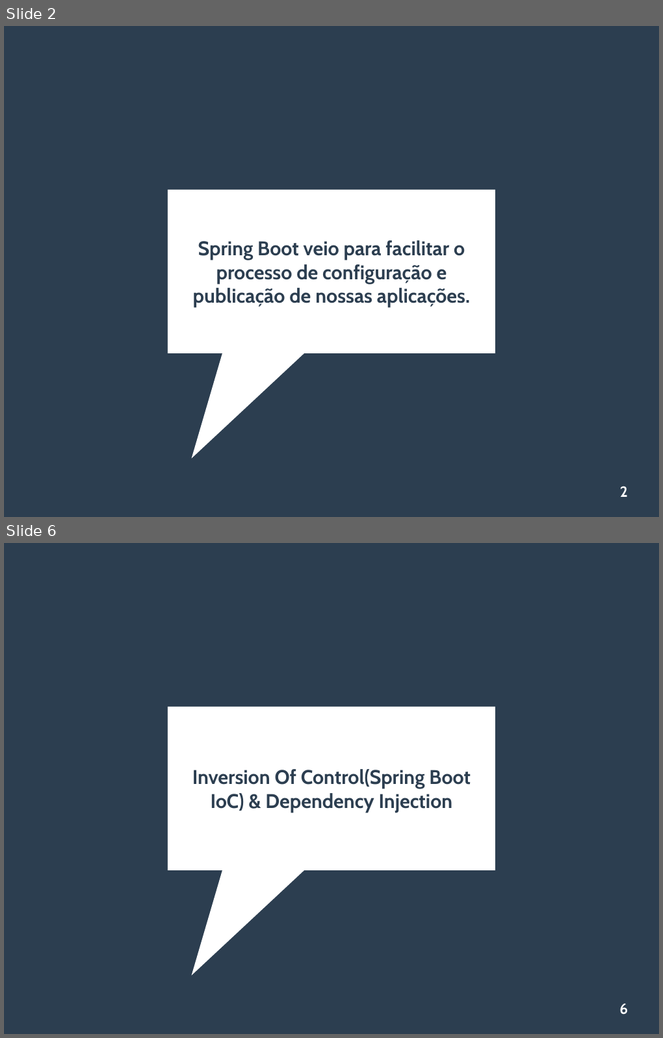
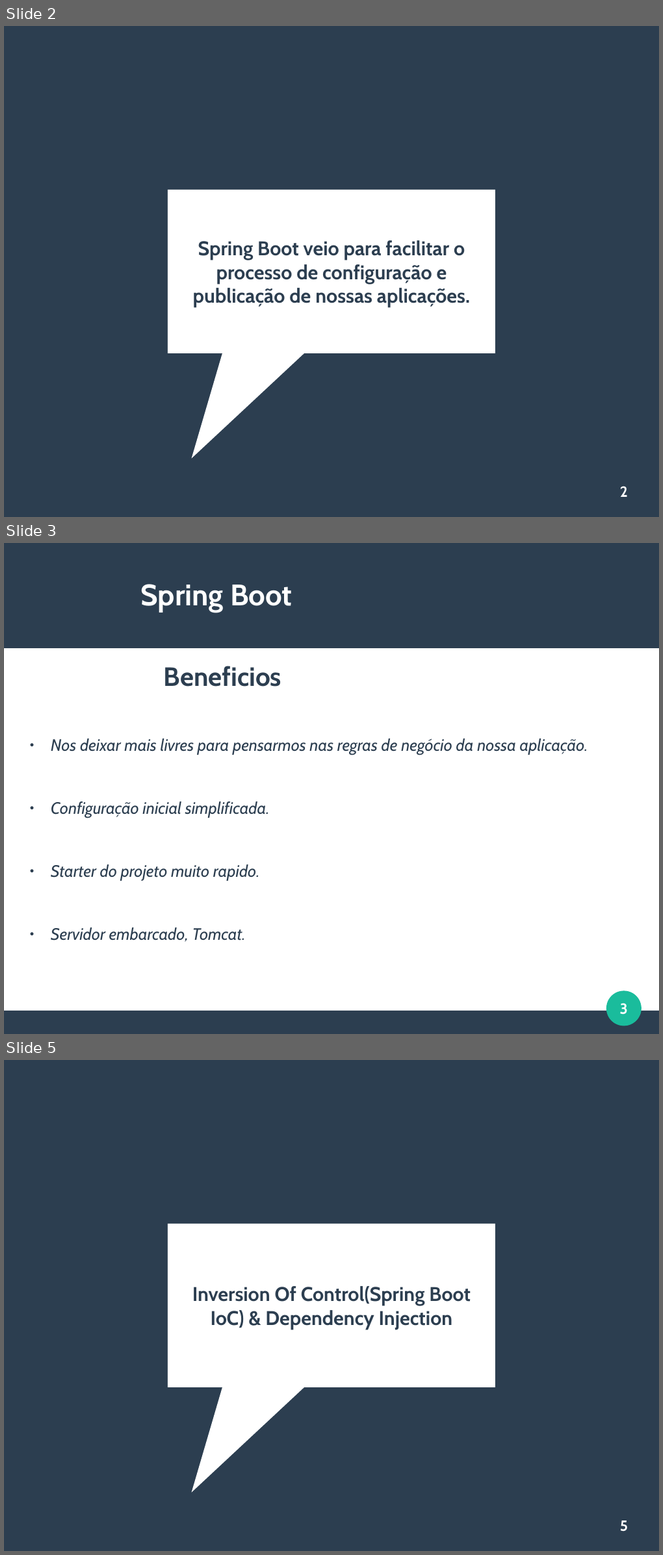
Before and after one commit to viniciusFortti/test, a slide deck: Apresentação/QuartaApresentacaoSpring.odp. Shown one above the other, each under a label of ours: slides 2 and 6 before the commit, slides 2, 3 and 5 after it; the slides between them are not shown. The pictures are 663x1038 and 663x1555 pixels, drawn with LibreOffice and Linux fonts; fonts in the diff are those of the drawing. Boxes give left, top, right and bottom in pixels: in the first picture for what was removed or moved away, otherwise in the second. Text is boxed around its words. In the diff, an @@ line names an element or a change of style, - is before the commit and + after.

```diff
--- a/Apresentação/QuartaApresentacaoSpring.odp
+++ b/Apresentação/QuartaApresentacaoSpring.odp
@@ slide 3 added at (4,543,659,1034), background #FFFFFF @@
@@ rectangle added at (4,543,659,648), fill #2C3E50 @@
@@ title added at (141,584,292,613), 36 pt, text #FFFFFF, bold @@
+Spring Boot
@@ text added at (51,666,588,942), 20 pt, text #2C3E50, italic @@
+Beneficios
+● Nos deixar mais livres para pensarmos nas regras de negócio da nossa aplicação.
+● Configuração inicial simplificada.
+● Starter do projeto muito rapido.
+● Servidor embarcado, Tomcat.
@@ ellipse added at (607,991,642,1027), fill #1ABC9C @@
@@ page number added at (620,1003,628,1015), 18 pt, text #FFFFFF, bold @@
+3
@@ rectangle added at (4,1011,659,1034), fill #2C3E50 @@
@@ what was slide 6 is now slide 5 @@
@@ page number at (620,1521,628,1532): text changed @@
-6
+5
```
Also in this commit, not shown: 5 slides changed, 9 other slides added, 5 slides removed, 4 other files.
